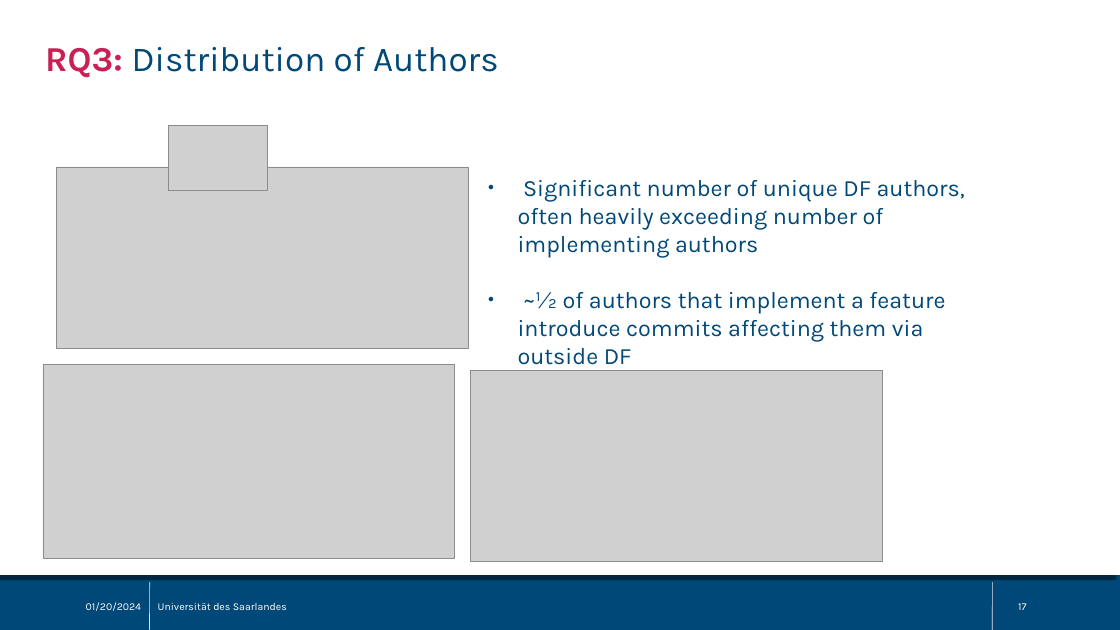
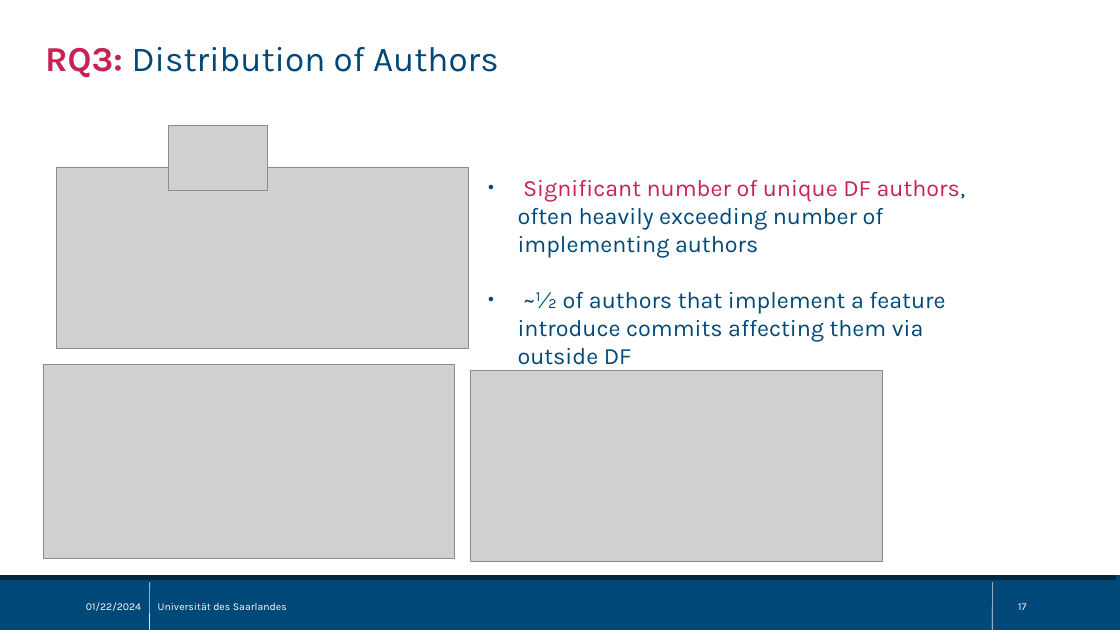
Before and after one commit to sisteu56/bachelor, a slide deck: slide 17 of pres/bachelor_thesis_pres.odp. Drawn at 1120x630 pixels with LibreOffice and Linux fonts; fonts in the diff are those of the drawing; grey boxes stand for pictures. Boxes give left, top, right and bottom in pixels: in the first picture for what was removed or moved away, otherwise in the second. Text is boxed around its words. In the diff, an @@ line names an element or a change of style, - is before the commit and + after.

```diff
--- a/pres/bachelor_thesis_pres.odp
+++ b/pres/bachelor_thesis_pres.odp
@@ text at <box>518,180,966,257</box>: text colour #004877 to #C82254 in "Significant number of unique DF authors," @@
@@ text at <box>86,602,141,611</box>: text changed @@
-01/20/2024
+01/22/2024
```
Also in this commit, not shown: 19 other slides changed.
